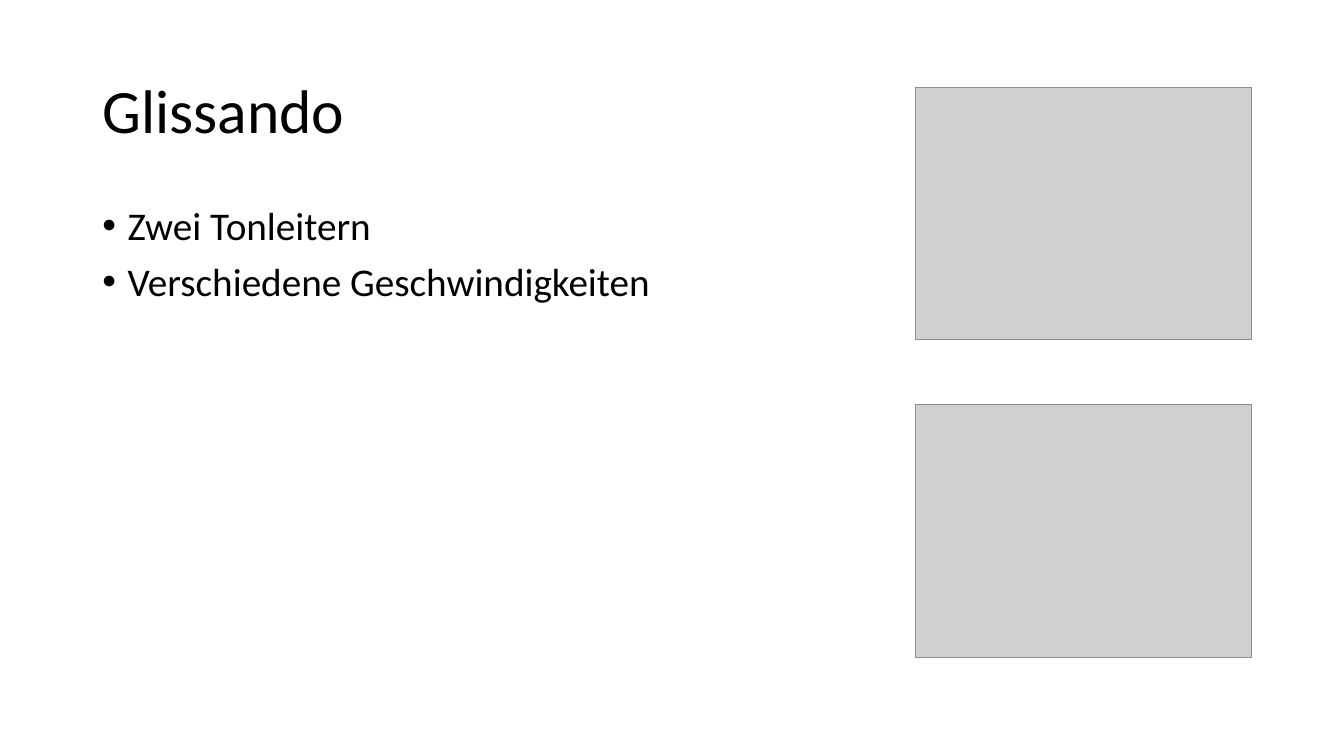
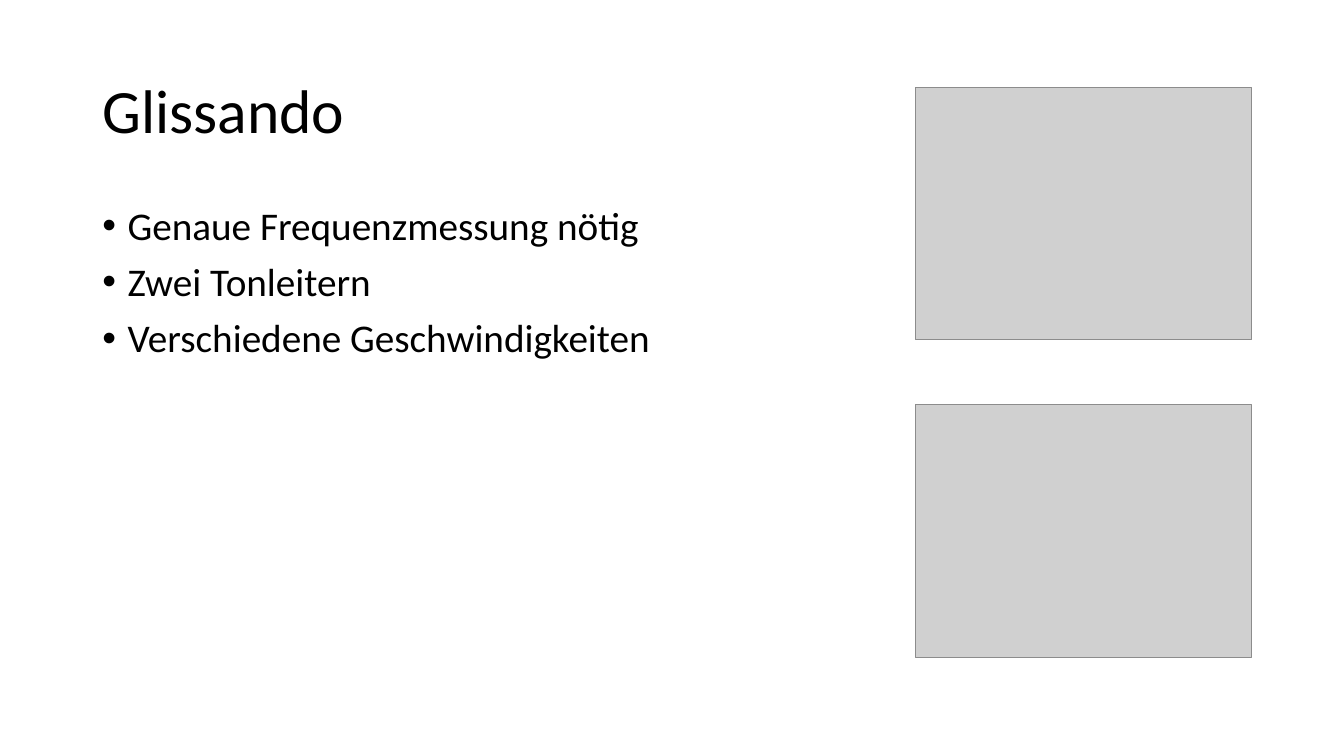
Before and after one commit to aeschi2305/FachberichtDigitalesThereminP6, a slide deck: slide 7 of Praesi/Digitales Theremin.pptx. Drawn at 1344x756 pixels with LibreOffice and Linux fonts; fonts in the diff are those of the drawing; grey boxes stand for pictures. Boxes give left, top, right and bottom in pixels: in the first picture for what was removed or moved away, otherwise in the second. Text is boxed around its words. In the diff, an @@ line names an element or a change of style, - is before the commit and + after.

```diff
--- a/Praesi/Digitales Theremin.pptx
+++ b/Praesi/Digitales Theremin.pptx
@@ text at bbox=[128, 213, 638, 247]: paragraph added @@
+• Genaue Frequenzmessung nötig
```
Also in this commit, not shown: 1 other slide changed, 24 other files.
